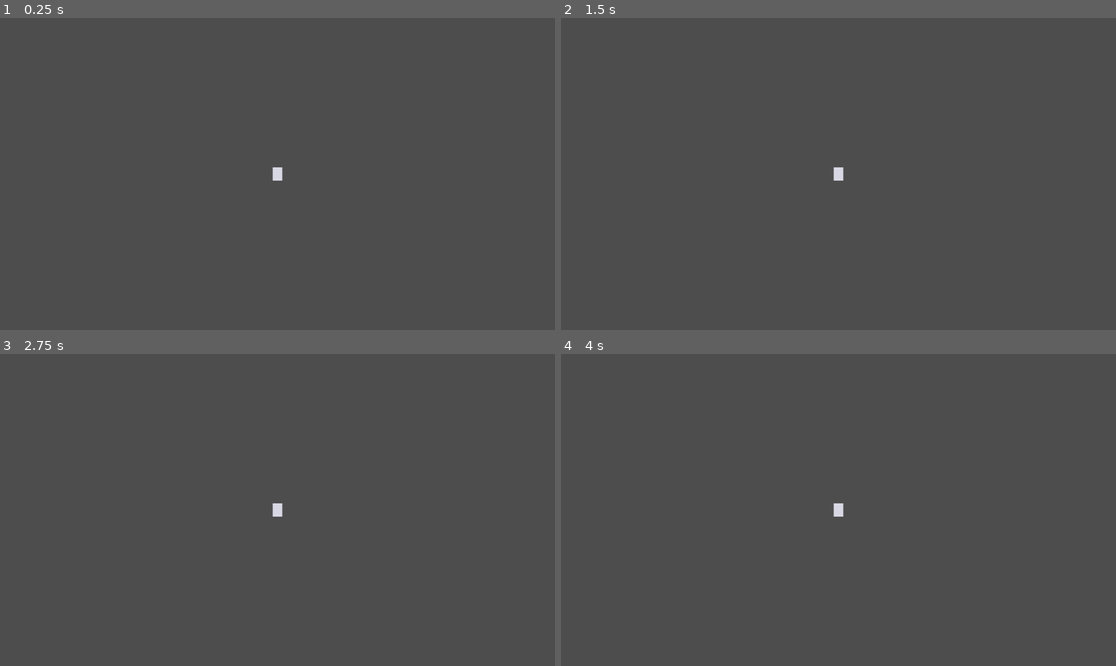
Above: before the commit, frames 1-4 (two rows, left to right).
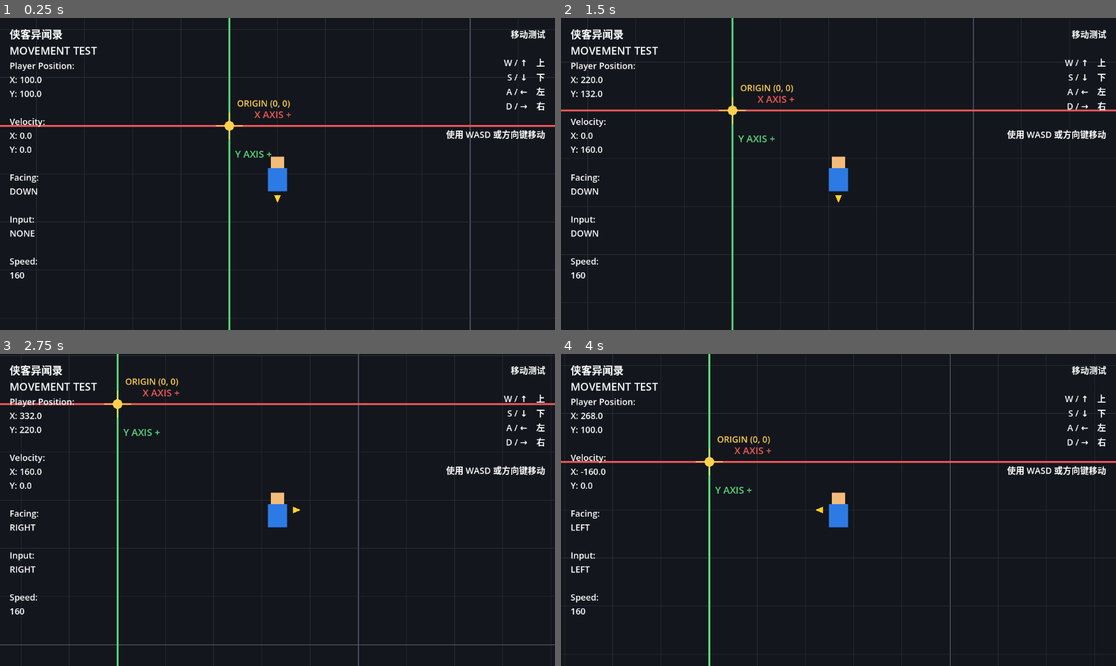
Above: after the commit, the same moments.

Repository: df1360awp/wordworld
Game: Godot game, scene res://scenes/main.tscn
Same seed, same stepped clock (60 frames per second), same inputs: the game is played once before the commit and once after it.
Inputs:
- Up to frame 1 (0.25 s): no input
- Up to frame 2 (1.5 s): tap Enter at 0.5 s; hold D (move_right) 0.53-1.28 s; hold S (move_down) from 1.28 s (still down)
- Up to frame 3 (2.75 s): release S (move_down) at 2.03 s; hold D (move_right) from 2.03 s (still down)
- Up to frame 4 (4 s): release D (move_right) at 2.78 s; hold W (move_up) 2.78-3.53 s; hold A (move_left) from 3.53 s (still down)

The runs differ from the first frame. In frame 1, 99% of the frame differs, in the area x 0-100%, y 0-100%; in frame 2, 100%; in frame 3, 99%; in frame 4, 100%.

Commit message:
Improve 2D movement test room

Diff:
--- a/project.godot
+++ b/project.godot
@@ -7,6 +7,12 @@
 config/name="侠客异闻录"
 run/main_scene="res://scenes/main.tscn"
 config/features=PackedStringArray("4.7", "GL Compatibility")
+
+[display]
+
+window/size/viewport_width=1152
+window/size/viewport_height=648
+window/size/mode=0
 
 [input]
 
--- a/scenes/main.tscn
+++ b/scenes/main.tscn
@@ -1,7 +1,15 @@
-[gd_scene load_steps=2 format=3]
+[gd_scene load_steps=4 format=3]
 
-[ext_resource type="PackedScene" path="res://scenes/player/player.tscn" id="1_player"]
+[ext_resource type="Script" path="res://scripts/test/test_world.gd" id="1_world"]
+[ext_resource type="PackedScene" path="res://scenes/player/player.tscn" id="2_player"]
+[ext_resource type="PackedScene" path="res://ui/debug/debug_hud.tscn" id="3_debug"]
 
 [node name="Game" type="Node2D"]
 
-[node name="Player" parent="." instance=ExtResource("1_player")]
+[node name="TestWorld" type="Node2D" parent="."]
+script = ExtResource("1_world")
+
+[node name="Player" parent="." instance=ExtResource("2_player")]
+position = Vector2(100, 100)
+
+[node name="DebugUI" parent="." instance=ExtResource("3_debug")]
--- a/scenes/player/player.tscn
+++ b/scenes/player/player.tscn
@@ -3,8 +3,8 @@
 [ext_resource type="Script" path="res://scripts/player/player.gd" id="1_player"]
 
 [sub_resource type="CapsuleShape2D" id="CapsuleShape2D_player"]
-radius = 10.0
-height = 28.0
+radius = 20.0
+height = 72.0
 
 [node name="Player" type="CharacterBody2D"]
 script = ExtResource("1_player")
@@ -12,9 +12,19 @@
 [node name="CollisionShape2D" type="CollisionShape2D" parent="."]
 shape = SubResource("CapsuleShape2D_player")
 
-[node name="Placeholder" type="Polygon2D" parent="."]
-polygon = PackedVector2Array(-10, -14, 10, -14, 10, 14, -10, 14)
-color = Color(0.85, 0.85, 0.9, 1)
+[node name="Body" type="Polygon2D" parent="."]
+polygon = PackedVector2Array(-20, -12, 20, -12, 20, 36, -20, 36)
+color = Color(0.18, 0.48, 0.9, 1)
+
+[node name="Head" type="Polygon2D" parent="."]
+polygon = PackedVector2Array(-14, -36, 14, -36, 14, -12, -14, -12)
+color = Color(0.96, 0.74, 0.48, 1)
+
+[node name="FacingIndicator" type="Polygon2D" parent="."]
+position = Vector2(0, 50)
+rotation = 3.14159
+polygon = PackedVector2Array(0, -10, -7, 6, 7, 6)
+color = Color(1, 0.82, 0.16, 1)
 
 [node name="Camera2D" type="Camera2D" parent="."]
 enabled = true
--- a/scripts/player/player.gd
+++ b/scripts/player/player.gd
@@ -1,6 +1,13 @@
 extends CharacterBody2D
 
 @export var move_speed: float = 160.0
+
+var last_move_direction: Vector2 = Vector2.DOWN
+
+@onready var facing_indicator: Polygon2D = $FacingIndicator
+
+func _ready() -> void:
+	_update_facing_indicator()
 
 func _physics_process(_delta: float) -> void:
 	var input_direction := Input.get_vector(
@@ -9,5 +16,40 @@
 		"move_up",
 		"move_down"
 	)
+
 	velocity = input_direction * move_speed
+
+	if not input_direction.is_zero_approx():
+		last_move_direction = _get_cardinal_direction(input_direction)
+		_update_facing_indicator()
+
 	move_and_slide()
+
+func _get_cardinal_direction(direction: Vector2) -> Vector2:
+	if absf(direction.x) >= absf(direction.y):
+		return Vector2.RIGHT if direction.x > 0.0 else Vector2.LEFT
+
+	return Vector2.DOWN if direction.y > 0.0 else Vector2.UP
+
+func _update_facing_indicator() -> void:
+	if last_move_direction == Vector2.UP:
+		facing_indicator.position = Vector2(0.0, -50.0)
+		facing_indicator.rotation = 0.0
+	elif last_move_direction == Vector2.RIGHT:
+		facing_indicator.position = Vector2(38.0, 0.0)
+		facing_indicator.rotation = PI * 0.5
+	elif last_move_direction == Vector2.LEFT:
+		facing_indicator.position = Vector2(-38.0, 0.0)
+		facing_indicator.rotation = -PI * 0.5
+	else:
+		facing_indicator.position = Vector2(0.0, 50.0)
+		facing_indicator.rotation = PI
+
+func get_facing_name() -> String:
+	if last_move_direction == Vector2.UP:
+		return "UP"
+	if last_move_direction == Vector2.RIGHT:
+		return "RIGHT"
+	if last_move_direction == Vector2.LEFT:
+		return "LEFT"
+	return "DOWN"
--- /dev/null
+++ b/scripts/test/debug_hud.gd
@@ -0,0 +1,36 @@
+extends CanvasLayer
+
+@onready var player = get_node("../Player")
+@onready var stats_label: Label = $StatsLabel
+
+func _process(_delta: float) -> void:
+	if not is_instance_valid(player):
+		return
+
+	var input_vector := Input.get_vector(
+		"move_left",
+		"move_right",
+		"move_up",
+		"move_down"
+	)
+
+	stats_label.text = (
+		"Player Position:\n"
+		+ "X: %.1f\n" % player.global_position.x
+		+ "Y: %.1f\n\n" % player.global_position.y
+		+ "Velocity:\n"
+		+ "X: %.1f\n" % player.velocity.x
+		+ "Y: %.1f\n\n" % player.velocity.y
+		+ "Facing:\n%s\n\n" % player.get_facing_name()
+		+ "Input:\n%s\n\n" % _get_input_name(input_vector)
+		+ "Speed:\n%.0f" % player.move_speed
+	)
+
+func _get_input_name(input_vector: Vector2) -> String:
+	if input_vector.is_zero_approx():
+		return "NONE"
+
+	if absf(input_vector.x) >= absf(input_vector.y):
+		return "RIGHT" if input_vector.x > 0.0 else "LEFT"
+
+	return "DOWN" if input_vector.y > 0.0 else "UP"
--- /dev/null
+++ b/scripts/test/test_world.gd
@@ -0,0 +1,84 @@
+extends Node2D
+
+const WORLD_HALF_SIZE := Vector2(1500.0, 1000.0)
+const GRID_STEP := 100
+const MAJOR_GRID_STEP := 500
+
+const BACKGROUND_COLOR := Color(0.075, 0.085, 0.11, 1.0)
+const MINOR_GRID_COLOR := Color(0.17, 0.19, 0.24, 1.0)
+const MAJOR_GRID_COLOR := Color(0.31, 0.34, 0.42, 1.0)
+const BORDER_COLOR := Color(0.5, 0.53, 0.62, 1.0)
+const X_AXIS_COLOR := Color(0.95, 0.35, 0.35, 1.0)
+const Y_AXIS_COLOR := Color(0.35, 0.85, 0.5, 1.0)
+const ORIGIN_COLOR := Color(1.0, 0.82, 0.3, 1.0)
+
+func _ready() -> void:
+	queue_redraw()
+
+func _draw() -> void:
+	var world_rect := Rect2(-WORLD_HALF_SIZE, WORLD_HALF_SIZE * 2.0)
+	draw_rect(world_rect, BACKGROUND_COLOR, true)
+	draw_rect(world_rect, BORDER_COLOR, false, 4.0)
+
+	for x in range(int(-WORLD_HALF_SIZE.x), int(WORLD_HALF_SIZE.x) + 1, GRID_STEP):
+		if x == 0:
+			continue
+		var is_major := x % MAJOR_GRID_STEP == 0
+		var color := MAJOR_GRID_COLOR if is_major else MINOR_GRID_COLOR
+		var width := 2.0 if is_major else 1.0
+		draw_line(
+			Vector2(float(x), -WORLD_HALF_SIZE.y),
+			Vector2(float(x), WORLD_HALF_SIZE.y),
+			color,
+			width
+		)
+
+	for y in range(int(-WORLD_HALF_SIZE.y), int(WORLD_HALF_SIZE.y) + 1, GRID_STEP):
+		if y == 0:
+			continue
+		var is_major := y % MAJOR_GRID_STEP == 0
+		var color := MAJOR_GRID_COLOR if is_major else MINOR_GRID_COLOR
+		var width := 2.0 if is_major else 1.0
+		draw_line(
+			Vector2(-WORLD_HALF_SIZE.x, float(y)),
+			Vector2(WORLD_HALF_SIZE.x, float(y)),
+			color,
+			width
+		)
+
+	_draw_axes()
+
+func _draw_axes() -> void:
+	draw_line(
+		Vector2(-WORLD_HALF_SIZE.x, 0.0),
+		Vector2(WORLD_HALF_SIZE.x, 0.0),
+		X_AXIS_COLOR,
+		4.0
+	)
+	draw_line(
+		Vector2(0.0, -WORLD_HALF_SIZE.y),
+		Vector2(0.0, WORLD_HALF_SIZE.y),
+		Y_AXIS_COLOR,
+		4.0
+	)
+
+	# Positive X arrow.
+	draw_line(Vector2(WORLD_HALF_SIZE.x, 0.0), Vector2(WORLD_HALF_SIZE.x - 24.0, -12.0), X_AXIS_COLOR, 4.0)
+	draw_line(Vector2(WORLD_HALF_SIZE.x, 0.0), Vector2(WORLD_HALF_SIZE.x - 24.0, 12.0), X_AXIS_COLOR, 4.0)
+
+	# Positive Y points downward in Godot 2D coordinates.
+	draw_line(Vector2(0.0, WORLD_HALF_SIZE.y), Vector2(-12.0, WORLD_HALF_SIZE.y - 24.0), Y_AXIS_COLOR, 4.0)
+	draw_line(Vector2(0.0, WORLD_HALF_SIZE.y), Vector2(12.0, WORLD_HALF_SIZE.y - 24.0), Y_AXIS_COLOR, 4.0)
+
+	# World origin marker.
+	draw_circle(Vector2.ZERO, 10.0, ORIGIN_COLOR)
+	draw_line(Vector2(-28.0, 0.0), Vector2(28.0, 0.0), ORIGIN_COLOR, 2.0)
+	draw_line(Vector2(0.0, -28.0), Vector2(0.0, 28.0), ORIGIN_COLOR, 2.0)
+
+	var font := ThemeDB.fallback_font
+	var font_size := 20
+	draw_string(font, Vector2(52.0, -16.0), "X AXIS +", HORIZONTAL_ALIGNMENT_LEFT, -1.0, font_size, X_AXIS_COLOR)
+	draw_string(font, Vector2(12.0, 66.0), "Y AXIS +", HORIZONTAL_ALIGNMENT_LEFT, -1.0, font_size, Y_AXIS_COLOR)
+	draw_string(font, Vector2(16.0, -40.0), "ORIGIN (0, 0)", HORIZONTAL_ALIGNMENT_LEFT, -1.0, 18, ORIGIN_COLOR)
+	draw_string(font, Vector2(WORLD_HALF_SIZE.x - 54.0, -16.0), "X+", HORIZONTAL_ALIGNMENT_LEFT, -1.0, font_size, X_AXIS_COLOR)
+	draw_string(font, Vector2(12.0, WORLD_HALF_SIZE.y - 16.0), "Y+", HORIZONTAL_ALIGNMENT_LEFT, -1.0, font_size, Y_AXIS_COLOR)
--- /dev/null
+++ b/ui/debug/debug_hud.tscn
@@ -0,0 +1,34 @@
+[gd_scene load_steps=2 format=3]
+
+[ext_resource type="Script" path="res://scripts/test/debug_hud.gd" id="1_debug"]
+
+[node name="DebugUI" type="CanvasLayer"]
+script = ExtResource("1_debug")
+
+[node name="TitleLabel" type="Label" parent="."]
+offset_left = 20.0
+offset_top = 16.0
+offset_right = 320.0
+offset_bottom = 70.0
+mouse_filter = 2
+theme_override_font_sizes/font_size = 22
+text = "侠客异闻录\nMOVEMENT TEST"
+
+[node name="StatsLabel" type="Label" parent="."]
+offset_left = 20.0
+offset_top = 86.0
+offset_right = 300.0
+offset_bottom = 400.0
+mouse_filter = 2
+theme_override_font_sizes/font_size = 18
+text = "Player Position:\nX: 0\nY: 0\n\nVelocity:\nX: 0\nY: 0\n\nFacing:\nDOWN\n\nInput:\nNONE\n\nSpeed:\n160"
+
+[node name="HelpLabel" type="Label" parent="."]
+offset_left = 842.0
+offset_top = 20.0
+offset_right = 1132.0
+offset_bottom = 240.0
+mouse_filter = 2
+theme_override_font_sizes/font_size = 18
+text = "移动测试\n\nW / ↑    上\nS / ↓    下\nA / ←    左\nD / →    右\n\n使用 WASD 或方向键移动"
+horizontal_alignment = 2
